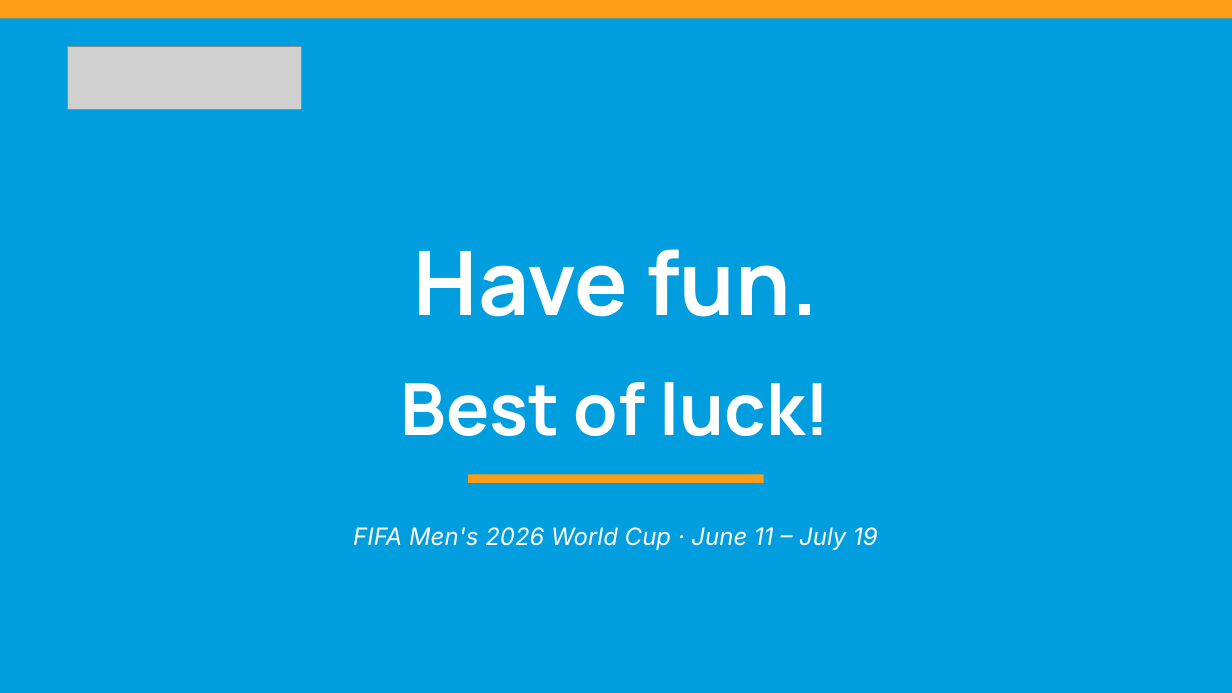
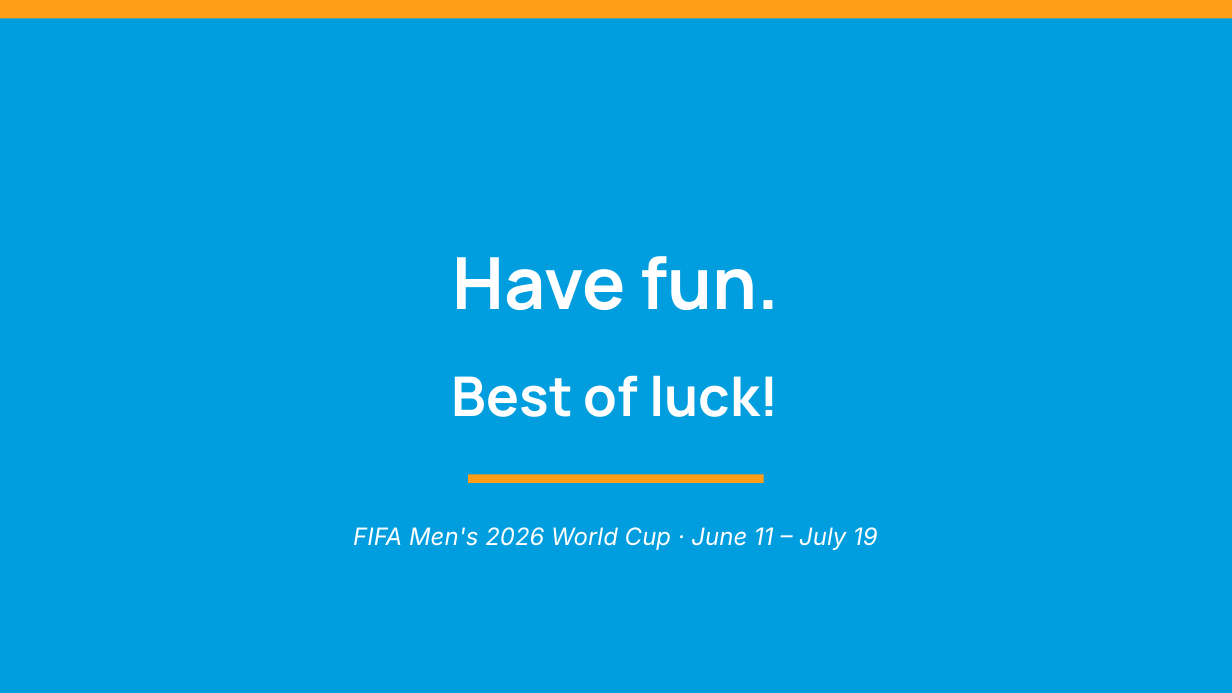
Before and after one commit to riteshwarade/wc26, a slide deck: slide 13 of WC2026_Pool_Intro.pptx (slide 7 before the commit). Drawn at 1232x693 pixels with LibreOffice and Linux fonts; fonts in the diff are those of the drawing; grey boxes stand for pictures. Boxes give left, top, right and bottom in pixels: in the first picture for what was removed or moved away, otherwise in the second. Text is boxed around its words. In the diff, an @@ line names an element or a change of style, - is before the commit and + after.

```diff
--- a/WC2026_Pool_Intro.pptx
+++ b/WC2026_Pool_Intro.pptx
@@ picture removed at [68, 47, 302, 110] @@
@@ text "Have fun." at [453, 256, 779, 310]: size 52 to 42 pt @@
@@ text "Best of luck!": place and size @@
-text "Best of luck!" at [401, 382, 831, 436]
+text "Best of luck!" at [452, 375, 779, 417]
@@ text "Best of luck!" at [452, 375, 779, 417]: size 42 to 32 pt @@
```
Also in this commit, not shown: 3 other slides changed, 8 slides added, 2 slides removed, 4 other files.
